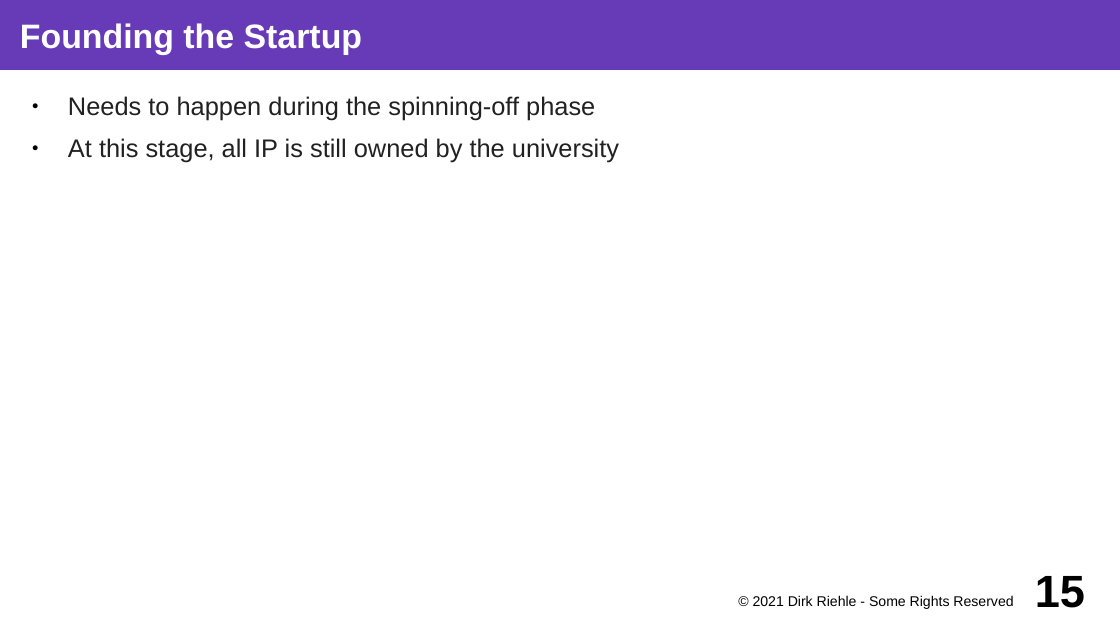
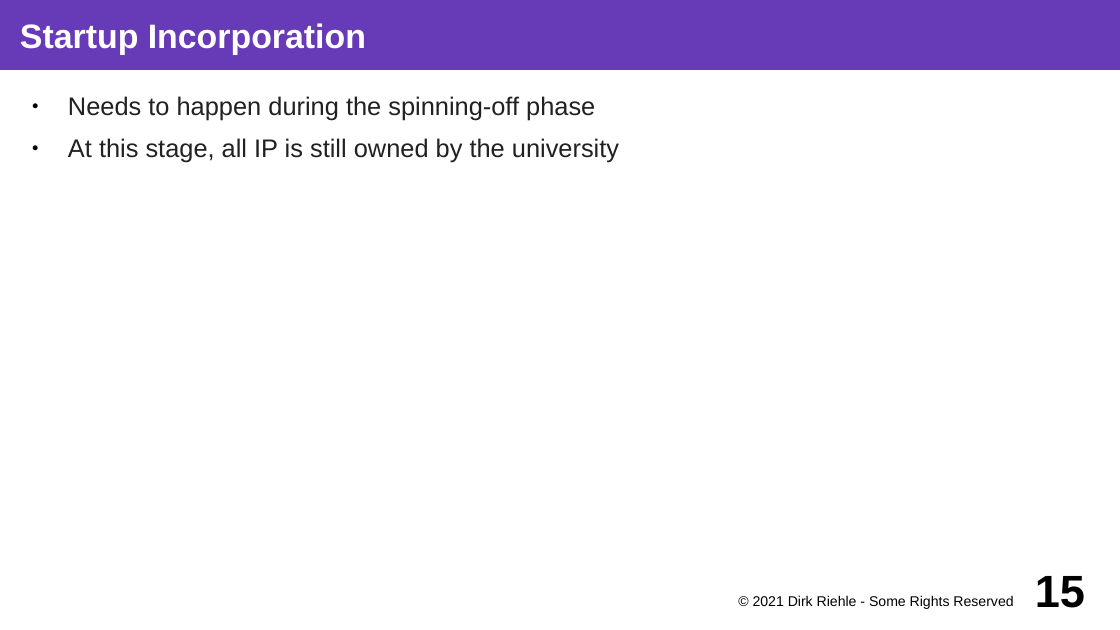
Before and after one commit to dirkriehle/coss-course, a slide deck: slide 15 of Lecture slides/COSS D03 - University Spin-offs.odp. Drawn at 1120x630 pixels with LibreOffice and Linux fonts; fonts in the diff are those of the drawing. Boxes give left, top, right and bottom in pixels: in the first picture for what was removed or moved away, otherwise in the second. Text is boxed around its words. In the diff, an @@ line names an element or a change of style, - is before the commit and + after.

```diff
--- a/Lecture slides/COSS D03 - University Spin-offs.odp
+++ b/Lecture slides/COSS D03 - University Spin-offs.odp
@@ title at <box>20,23,366,55</box>: text changed @@
-Founding the Startup
+Startup Incorporation
```
Also in this commit, not shown: 7 other slides changed, 5 other files.
